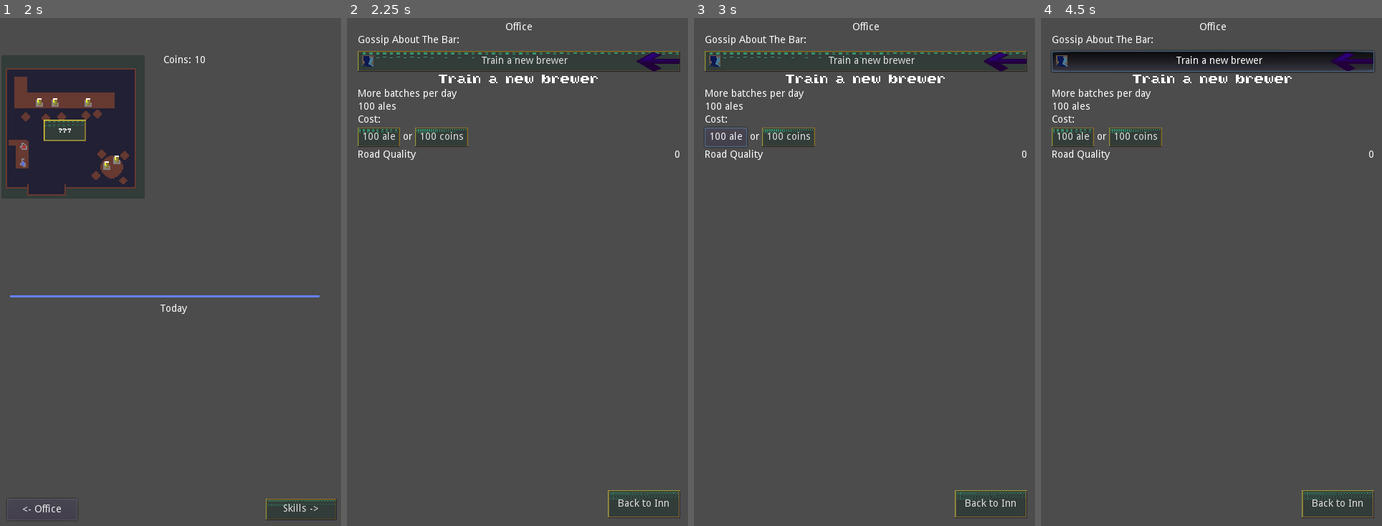
Above: before the commit, frames 1-4 (left to right).
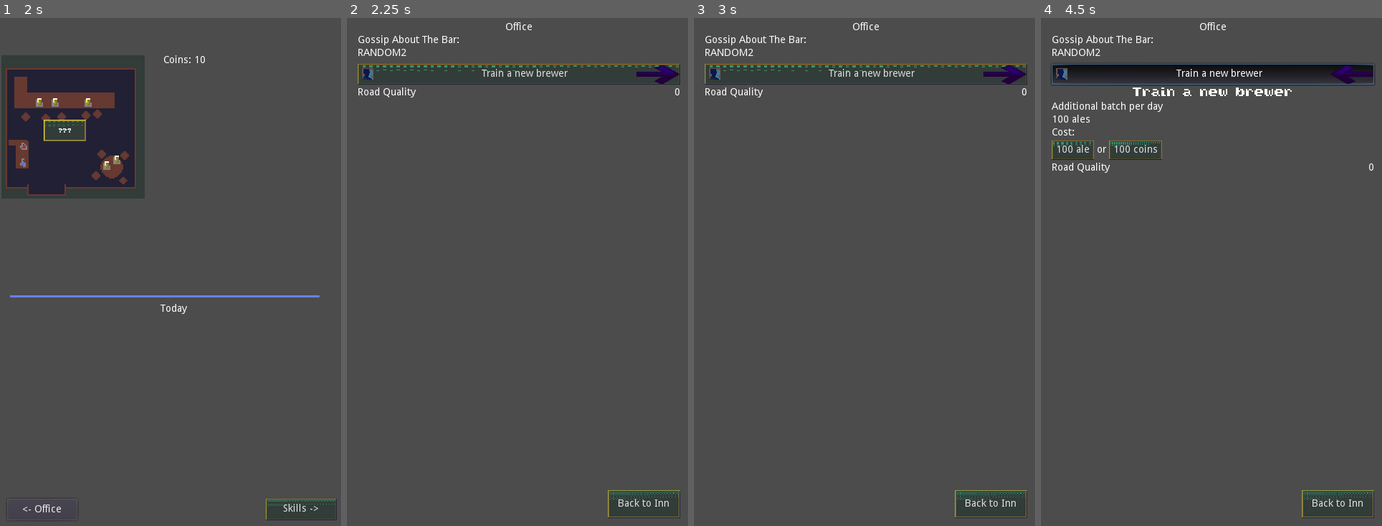
Above: after the commit, the same moments.

Repository: RoxT/InnKeeperUnlimited
Game: Godot game, scene res://Inn.tscn
The game is run twice, just before and just after one commit, with the same random seed, the same clock (stepped at 60 frames per second) and the same inputs.
Inputs (mouse positions are in pixels of both pictures, inside the frame that each line leads up to):
- Up to frame 1 (2 s): click "Skills ->" at 0.5 s; click "Back to Inn" at 1.25 s
- Up to frame 2 (2.25 s): click "<- Office" at 2 s
- Up to frame 3 (3 s): click (724, 134) at 2.75 s, where only the run before the commit has a clickable "100 ale"
- Up to frame 4 (4.5 s): click (1136, 134) at 3.5 s, where only the run before the commit has a clickable "100 coins"; click "Train a new brewer" at 4.25 s

Frame 1 is identical in both runs. In frame 2, 7.0% of the frame differs, in the area x 3-98%, y 6-28%; in frame 3, 6.7%; in frame 4, 8.5%, in the area x 2-98%, y 6-31%.
Error after the commit: Invalid type in built-in function 'push_error'. Cannot convert argument 1 from int to String. (res://scripts/SceneController.gd:26)

Commit message:
actions continue

Diff:
--- a/project/Office.tscn
+++ b/project/Office.tscn
@@ -24,16 +24,21 @@
 text = "Office"
 align = 1
 
-[node name="BarGossip" type="Label" parent="MarginContainer/HBox"]
+[node name="GossipLabel" type="Label" parent="MarginContainer/HBox"]
 margin_top = 18.0
 margin_right = 450.0
 margin_bottom = 32.0
 text = "Gossip About The Bar:"
 
-[node name="BuffsList" type="VBoxContainer" parent="MarginContainer/HBox"]
+[node name="BarGossip" type="VBoxContainer" parent="MarginContainer/HBox"]
 margin_top = 36.0
 margin_right = 450.0
-margin_bottom = 50.0
+margin_bottom = 36.0
+
+[node name="BuffsList" type="VBoxContainer" parent="MarginContainer/HBox"]
+margin_top = 40.0
+margin_right = 450.0
+margin_bottom = 54.0
 
 [node name="NoAleLabel" type="Label" parent="MarginContainer/HBox/BuffsList"]
 margin_right = 450.0
@@ -41,14 +46,14 @@
 text = "No ale (fewer patrons)"
 
 [node name="OfficeAction" parent="MarginContainer/HBox" instance=ExtResource( 2 )]
-margin_top = 54.0
+margin_top = 58.0
 margin_right = 450.0
-margin_bottom = 188.0
+margin_bottom = 192.0
 
 [node name="HBox" type="HBoxContainer" parent="MarginContainer/HBox"]
-margin_top = 192.0
+margin_top = 196.0
 margin_right = 450.0
-margin_bottom = 206.0
+margin_bottom = 210.0
 
 [node name="RoadLabel" type="Label" parent="MarginContainer/HBox/HBox"]
 margin_right = 85.0
@@ -64,9 +69,9 @@
 align = 2
 
 [node name="BuffsLabel" type="Label" parent="MarginContainer/HBox"]
-margin_top = 210.0
+margin_top = 214.0
 margin_right = 450.0
-margin_bottom = 224.0
+margin_bottom = 228.0
 
 [node name="BackToInn" type="Button" parent="."]
 margin_left = 364.0
--- a/project/office/action_dialog.gd
+++ b/project/office/action_dialog.gd
@@ -2,11 +2,14 @@
 
 onready var dialog := $Dialog_VBox
 onready var arrow := $OfficeAction/Arrow
+onready var go_button := $OfficeAction
 
 
 # Called when the node enters the scene tree for the first time.
 func _ready() -> void:
-	_button_toggled(true)
+	_button_toggled(false)
+	$Dialog_VBox/Options/Ale100Btn.connect("pressed", self, "_on_Ale100Btn_pressed")
+	$Dialog_VBox/Options/Coin100Btn.connect("pressed", self, "_on_Coin100Btn_pressed")
 
 signal buy_action (cost_amount, cost_type, action_type)
 
@@ -14,17 +17,19 @@
 	if button_pressed:
 		dialog.show()
 		arrow.flip_h = true
+		go_button.pressed = true
 	else:
 		dialog.hide()
 		arrow.flip_h = false
+		go_button.pressed = false
 
 func _on_Ale100Btn_pressed() -> void:
-	emit_signal("buy_action", 100, S.things.ALE, S.actions.TRAINEE)
+	emit_signal("buy_action", 100, S.things.ALE, S.actions.BREWER)
 	_button_toggled(false)
 
 
 func _on_Coin100Btn_pressed() -> void:
-	emit_signal("buy_action", 100, S.things.COINS, S.actions.TRAINEE)
+	emit_signal("buy_action", 100, S.things.COINS, S.actions.BREWER)
 	_button_toggled(false)
 
 
--- a/project/office/trainee_action.tscn
+++ b/project/office/trainee_action.tscn
@@ -39,7 +39,7 @@
 margin_top = 20.0
 margin_right = 224.0
 margin_bottom = 34.0
-text = "More batches per day"
+text = "Additional batch per day"
 
 [node name="Amount" type="Label" parent="Dialog_VBox"]
 margin_top = 38.0
@@ -77,5 +77,3 @@
 text = "100 coins"
 
 [connection signal="toggled" from="OfficeAction" to="." method="_on_OfficeAction_toggled"]
-[connection signal="pressed" from="Dialog_VBox/Options/Ale100Btn" to="OfficeAction" method="_on_Ale100Btn_pressed"]
-[connection signal="pressed" from="Dialog_VBox/Options/Coin100Btn" to="OfficeAction" method="_on_Coin100Btn_pressed"]
--- a/project/project.godot
+++ b/project/project.godot
@@ -49,7 +49,7 @@
 
 [locale]
 
-translations=PoolStringArray( "res://resources/rest_translations.en.translation", "res://resources/ale_translations.en.translation", "res://resources/potion_translations.en.translation" )
+translations=PoolStringArray( "res://resources/rest_translations.en.translation", "res://resources/ale_translations.en.translation", "res://resources/potion_translations.en.translation", "res://resources/office_translations.en.translation" )
 locale_filter=[ 0, [  ] ]
 
 [physics]
--- /dev/null
+++ b/project/resources/office_translations.csv
@@ -0,0 +1,7 @@
+"keys","en"
+"NO_ALE","Ale was out recently. Days left in Penalty: "
+"NEW_BREWER","New brewer in town",
+"RANDOM0","The sky is blue"
+"RANDOM1","Geese are migrating overhead. Look for them in ponds and on roofs"
+"RANDOM2","So and so is getting married"
+"RANDOM3","So and so is becoming an adventurer"
--- a/project/scripts/SceneController.gd
+++ b/project/scripts/SceneController.gd
@@ -10,15 +10,20 @@
 
 # Called when the node enters the scene tree for the first time.
 func _ready() -> void:
-	dialog.connect("dialog_finished", self, "_on_dialog_finished")
-	skills.connect("back_to_inn", self, "_on_back_to_inn")
-	office.connect("back_to_inn", self, "_on_back_to_inn")
-	inn.connect("made_ale", self, "_on_made_ale")
-	inn.connect("made_potions", self, "_on_made_potions")
-	inn.connect("rested", self, "_on_rested")
-	inn.connect("time_passed", self, "_on_time_passed")
-	inn.connect("no_ale", self, "on_no_ale")
-	inn.connect("event_happened", self, "_on_event_happened")
+	var errs = []
+	errs.append(dialog.connect("dialog_finished", self, "_on_dialog_finished"))
+	errs.append(skills.connect("back_to_inn", self, "_on_back_to_inn"))
+	errs.append(office.connect("back_to_inn", self, "_on_back_to_inn"))
+	errs.append(office.connect("buy_action", self, "_on_buy_action"))
+	errs.append(inn.connect("made_ale", self, "_on_made_ale"))
+	errs.append(inn.connect("made_potions", self, "_on_made_potions"))
+	errs.append(inn.connect("rested", self, "_on_rested"))
+	errs.append(inn.connect("time_passed", self, "_on_time_passed"))
+	errs.append(inn.connect("no_ale", self, "on_no_ale"))
+	errs.append(inn.connect("event_happened", self, "_on_event_happened"))
+	for err in errs:
+		if not OK:
+			push_error(err)
 	inn.batch = skills.get_batch_sizes()
 
 func _on_back_to_inn():
@@ -26,7 +31,9 @@
 	#inn.ale_batch = skills.ale_making.level + 10
 	add_child(inn)
 	inn.batch = skills.get_batch_sizes()
+	inn.update_stock()
 	inn.set_ready_to_level_up(skills.any_ready())
+
 
 func _on_made_ale():
 	if skills.skill_up(SkillSet.names.ALE):
@@ -42,6 +49,7 @@
 
 func _on_time_passed():
 	if S.ale_penalty > 0: S.ale_penalty -= 1
+	office.pass_time()
 
 func on_no_ale():
 	S.ale_penalty = 10
@@ -66,6 +74,13 @@
 	S.update_visible(key)
 	add_child(inn)
 
+func _on_buy_action(cost_amount, cost_type, action_type):
+	S.staff[action_type] += 1
+	if cost_type == S.things.COINS:
+		inn.coins -= cost_amount
+	elif cost_type == S.things.ALE:
+		inn.ale -= cost_amount
+
 func _on_DialogBtn_pressed() -> void:
 	if event_queue[0] == S.events.REST:
 		inn.hp = 0
--- a/project/scripts/Stats.gd
+++ b/project/scripts/Stats.gd
@@ -17,7 +17,11 @@
 }
 
 enum actions {
-	TRAINEE
+	BREWER
+}
+
+var staff = {
+	actions.BREWER: 1
 }
 
 var has_rest := false
--- a/project/scripts/scenes/Inn.gd
+++ b/project/scripts/scenes/Inn.gd
@@ -85,7 +85,7 @@
 		$today/Ale.text = "Ale drank: " + str(ale_drank)
 		adjust_children(ale_drank, $today/Ale/Pos, coin)
 		total_ale += ale_drank
-		$stock/ale.text = "Ale: " + str(ale)
+
 		if !S.has_rest && ale > 30:
 			$DialogBtn.visible = true
 			emit_signal("event_happened", S.events.REST)
@@ -125,13 +125,17 @@
 		hp -= 1
 		$stock/hp.text = "HP: " + str(hp)
 
-	$buttons/ale.disabled = coins < 2 || (S.has_rest && hp <= 0)
-	$buttons/potion.disabled = coins < 2 || slimes <= 1 || hp <= 0
-	$stock/coins.text = "Coins: " + str(coins)
+	update_stock()
 
 	print("average ale: " + str(round(total_ale/turns)) + " potions: " + str(round(total_potions/turns)) + " slimes: " + str(round(total_slimes/turns)) + " patrons_delta: " + str(patrons_delta) + " popularity: " + str(direction))
 
 	emit_signal("time_passed")
+
+func update_stock():
+	$buttons/ale.disabled = coins < 2 || (S.has_rest && hp <= 0)
+	$buttons/potion.disabled = coins < 2 || slimes <= 1 || hp <= 0
+	$stock/coins.text = "Coins: " + str(coins)
+	$stock/ale.text = "Ale: " + str(ale)
 
 func adjust_children(amt:int, node: Position2D, tex:Texture):
 	var current := node.get_child_count()
--- a/project/scripts/scenes/Office.gd
+++ b/project/scripts/scenes/Office.gd
@@ -3,18 +3,22 @@
 onready var road_score := $MarginContainer/HBox/HBox/RoadScore
 onready var no_ale_label := $MarginContainer/HBox/BuffsList/NoAleLabel
 onready var list := $MarginContainer/HBox
-onready var TRAINEE_DIALOG := load("res://office/trainee_dialog.tscn")
+onready var gossip_label := $MarginContainer/HBox/BarGossip
 
 const NO_ALE := "Ale was out recently. Days left in Penalty: "
 
 var loaded := false
 
+var gossips := {}
+
 signal back_to_inn
+signal buy_action (cost_amount, cost_type, action_type)
 
 # Called when the node enters the scene tree for the first time.
 func _ready() -> void:
 	init()
 	loaded = true
+	$MarginContainer/HBox/OfficeAction.connect("buy_action", self, "_on_buy_action")
 
 func _enter_tree() -> void:
 	if loaded: init()
@@ -26,10 +30,36 @@
 	road_score.text = str(S.road_quality)
 	no_ale_label.visible = S.ale_penalty > 0
 	no_ale_label.text = NO_ALE + str(S.ale_penalty)
+	update_gossip_labels()
 
-# Called every frame. 'delta' is the elapsed time since the previous frame.
-#func _process(delta: float) -> void:
-#	pass
+func _on_buy_action(cost_amount, cost_type, action_type):
+	emit_signal("buy_action", cost_amount, cost_type, action_type)
+	if action_type == S.actions.BREWER:
+		update_gossip("NEW_BREWER")
 
-func _on_TraineeAction_pressed() -> void:
-	pass
+func pass_time():
+	for key in gossips.keys():
+		gossips[key] -= 1
+		if gossips[key] <= 0:
+			gossips.erase(key)
+	update_gossip_labels()
+
+func update_gossip(key:String, days_left:=3, add:=true):
+	if add:
+		gossips[key] = days_left
+	else:
+		gossips.erase(key)
+	update_gossip_labels()
+
+func update_gossip_labels():
+	for c in gossip_label.get_children():
+		c.queue_free()
+	if gossips.empty():
+		var l := Label.new()
+		l.text = tr( "RANDOM" + str(randi()%4) )
+		gossip_label.add_child(l)
+	else:
+		for g in gossips.keys():
+			var l := Label.new()
+			l.text = tr(g)
+			gossip_label.add_child(l)
--- a/project/skills/RSkillSet.gd
+++ b/project/skills/RSkillSet.gd
@@ -28,7 +28,7 @@
 
 func get_batch_sizes()->S.Batch:
 	var batch := S.Batch.new()
-	batch.ale = skills[0].batch_size
+	batch.ale = skills[0].batch_size * S.staff[S.actions.BREWER]
 	batch.potion = skills[1].batch_size
 	batch.rest = skills[2].batch_size
-	return batch
+	return batch as S.Batch
--- a/project/skills/UiSkills.gd
+++ b/project/skills/UiSkills.gd
@@ -30,4 +30,4 @@
 	return skills.skill_up(skill_name)
 
 func get_batch_sizes()->S.Batch:
-	return skills.get_batch_sizes()
+	return skills.get_batch_sizes() as S.Batch
Not shown, added: project/resources/office_translations.csv.import
Binary file added: project/resources/office_translations.en.translation
